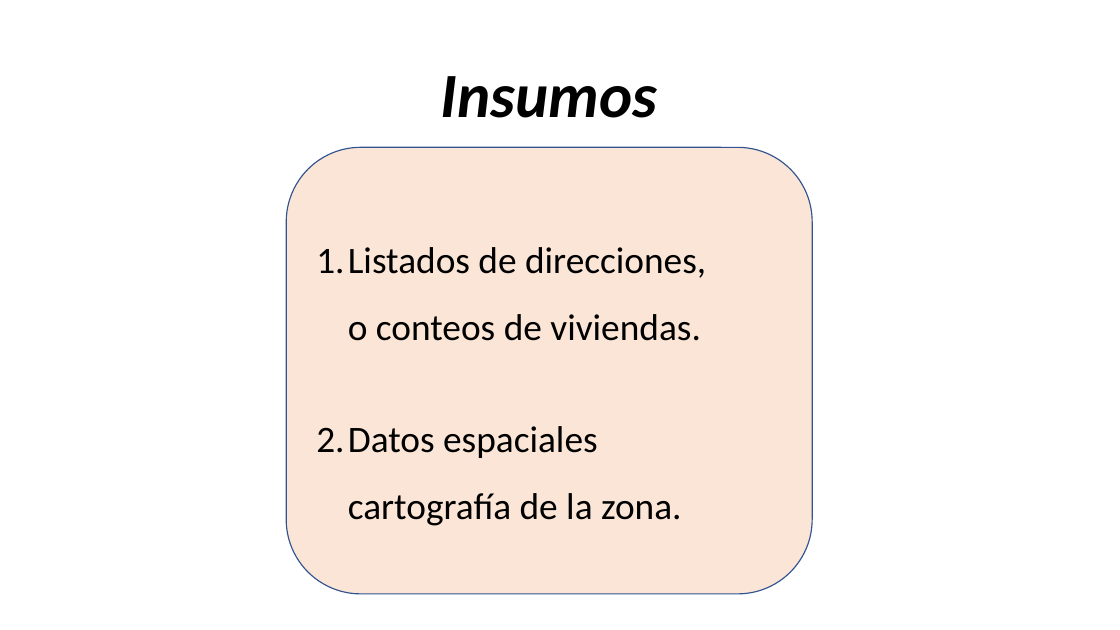
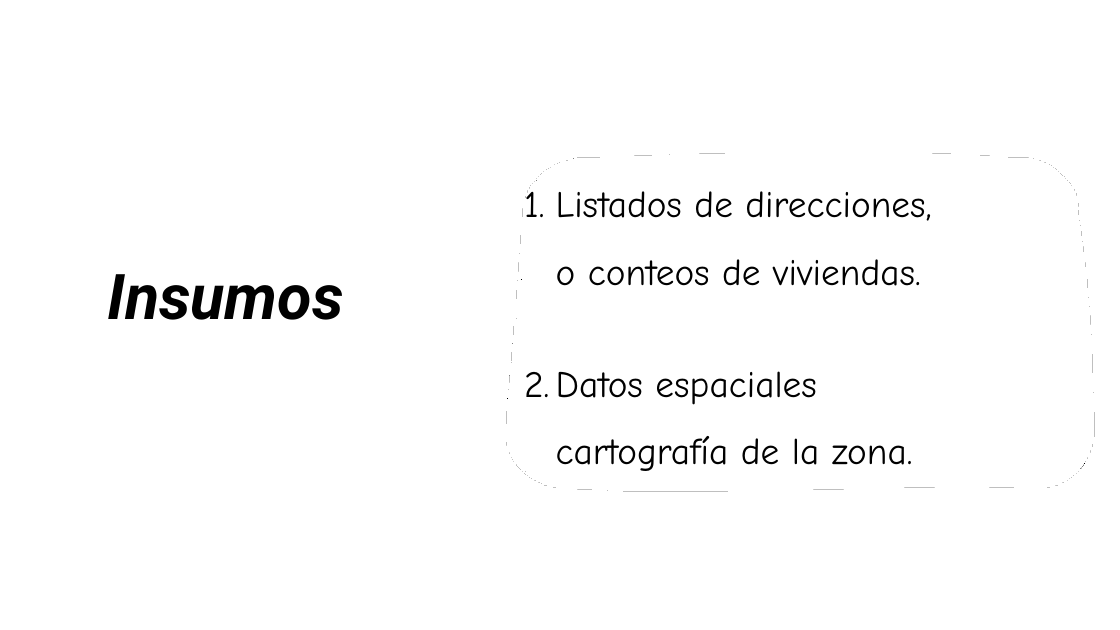
Before and after one commit to neptuso/Charlas, a slide deck: slide 3 of Censo Nacional de Población, Hogares y Viviendas.pptx. Drawn at 1120x630 pixels with LibreOffice and Linux fonts; fonts in the diff are those of the drawing. Boxes give left, top, right and bottom in pixels: in the first picture for what was removed or moved away, otherwise in the second. Text is boxed around its words. In the diff, an @@ line names an element or a change of style, - is before the commit and + after.

```diff
--- a/Censo Nacional de Población, Hogares y Viviendas.pptx
+++ b/Censo Nacional de Población, Hogares y Viviendas.pptx
@@ rounded rectangle removed at bbox=[287, 147, 812, 594] @@
-1. Listados de direcciones,
-   o conteos de viviendas.
-2. Datos espaciales
-   cartografía de la zona.
@@ freeform shape added at bbox=[516, 140, 1086, 490], fill #FFFFFF, outline #000000 3 pt, 32 pt, text #000000 @@
+1. Listados de direcciones,
+   o conteos de viviendas.
+2. Datos espaciales
+   cartografía de la zona.
@@ title "Insumos": place and size @@
-title "Insumos" at bbox=[441, 76, 658, 118]
+title "Insumos" at bbox=[107, 274, 343, 320]
@@ title "Insumos" at bbox=[107, 274, 343, 320]: font Calibri to Roboto @@
```
Also in this commit, not shown: 9 other slides changed, 1 slide added.
